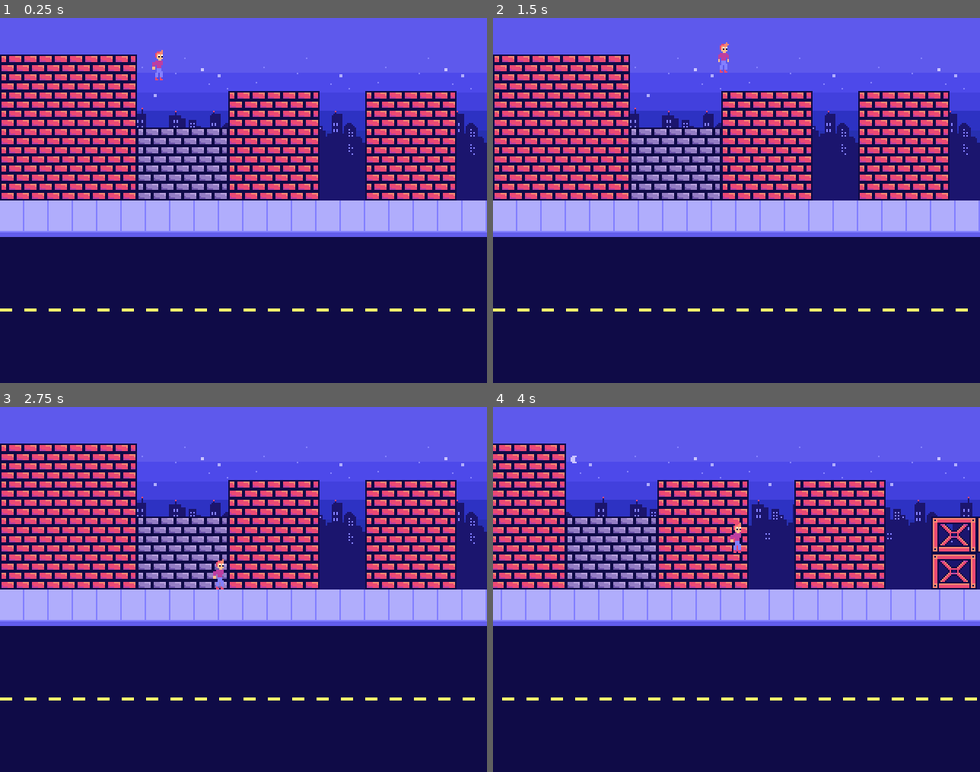
Above: before the commit, frames 1-4 (two rows, left to right).
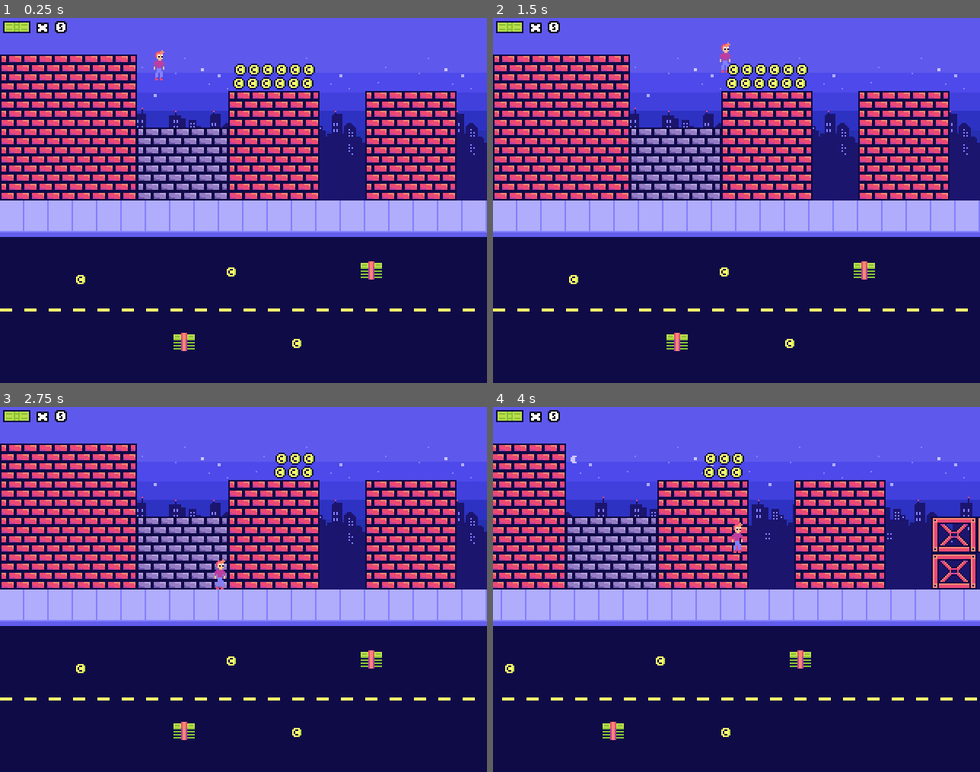
Above: after the commit, the same moments.

Repository: nikolawhallon/DialDeliveryDefender
Game: Godot game, scene res://Scenes/Mockup.tscn
The game is run twice, just before and just after one commit, with the same random seed, the same clock (stepped at 60 frames per second) and the same inputs.
Inputs:
- Up to frame 1 (0.25 s): no input
- Up to frame 2 (1.5 s): hold D (move_right) from 0.53 s (still down); tap Space (jump) at 0.77 s
- Up to frame 3 (2.75 s): tap Space (jump) at 1.52 s; release D (move_right) at 2.03 s; hold A (move_left) from 2.03 s (still down)
- Up to frame 4 (4 s): release A (move_left) at 2.78 s; hold D (move_right) from 2.78 s (still down); tap Space (jump) at 3.02, 3.77 s

The runs differ from the first frame. In frame 1, 1.6% of the frame differs, in the area x 0-79%, y 0-92%; in frame 2, 1.6%; in frame 3, 1.2%; in frame 4, 1.2%.

Commit message:
added money stuff and also some kind of pixel snapping

Diff:
--- /dev/null
+++ b/Resources/main_label_settings.tres
@@ -0,0 +1,9 @@
+[gd_resource type="LabelSettings" load_steps=2 format=3 uid="uid://30km1fastxy5"]
+
+[ext_resource type="FontFile" uid="uid://dawtmw2h7k8cl" path="res://Assets/Font/kongtext.ttf" id="1_amdb2"]
+
+[resource]
+font = ExtResource("1_amdb2")
+font_size = 8
+outline_size = 4
+outline_color = Color(0, 0, 0, 1)
--- /dev/null
+++ b/Scenes/CashStack.gd
@@ -0,0 +1,8 @@
+extends Area2D
+
+func destroy():
+	get_tree().queue_delete(self)
+
+func _on_body_entered(body):
+	if body.is_in_group("Player"):
+		destroy()
--- /dev/null
+++ b/Scenes/CashStack.tscn
@@ -0,0 +1,18 @@
+[gd_scene load_steps=4 format=3 uid="uid://vfknek6ook83"]
+
+[ext_resource type="Texture2D" uid="uid://dkjcceau46hbn" path="res://Assets/cash_stack.png" id="1_fhp30"]
+[ext_resource type="Script" path="res://Scenes/CashStack.gd" id="1_fnxsy"]
+
+[sub_resource type="RectangleShape2D" id="RectangleShape2D_mua4k"]
+size = Vector2(16, 12)
+
+[node name="CashStack" type="Area2D"]
+script = ExtResource("1_fnxsy")
+
+[node name="Sprite2D" type="Sprite2D" parent="."]
+texture = ExtResource("1_fhp30")
+
+[node name="CollisionShape2D" type="CollisionShape2D" parent="."]
+shape = SubResource("RectangleShape2D_mua4k")
+
+[connection signal="body_entered" from="." to="." method="_on_body_entered"]
--- /dev/null
+++ b/Scenes/Coin.gd
@@ -0,0 +1,8 @@
+extends Area2D
+
+func destroy():
+	get_tree().queue_delete(self)
+
+func _on_body_entered(body):
+	if body.is_in_group("Player"):
+		destroy()
--- /dev/null
+++ b/Scenes/Coin.tscn
@@ -0,0 +1,18 @@
+[gd_scene load_steps=4 format=3 uid="uid://cs6aa8dui067p"]
+
+[ext_resource type="Texture2D" uid="uid://csc3jhebsf0vx" path="res://Assets/coin.png" id="1_gulg4"]
+[ext_resource type="Script" path="res://Scenes/Coin.gd" id="1_t5dl5"]
+
+[sub_resource type="RectangleShape2D" id="RectangleShape2D_ciq5x"]
+size = Vector2(8, 8)
+
+[node name="Coin" type="Area2D"]
+script = ExtResource("1_t5dl5")
+
+[node name="Sprite2D" type="Sprite2D" parent="."]
+texture = ExtResource("1_gulg4")
+
+[node name="CollisionShape2D" type="CollisionShape2D" parent="."]
+shape = SubResource("RectangleShape2D_ciq5x")
+
+[connection signal="body_entered" from="." to="." method="_on_body_entered"]
--- /dev/null
+++ b/Scenes/HUD.tscn
@@ -0,0 +1,33 @@
+[gd_scene load_steps=3 format=3 uid="uid://cadp0ww05vrbc"]
+
+[ext_resource type="Texture2D" uid="uid://brrcromuy32" path="res://Assets/cash.png" id="1_n7br4"]
+[ext_resource type="LabelSettings" uid="uid://30km1fastxy5" path="res://Resources/main_label_settings.tres" id="2_d04xt"]
+
+[node name="HUD" type="CanvasLayer"]
+
+[node name="MarginContainer" type="MarginContainer" parent="."]
+anchors_preset = 10
+anchor_right = 1.0
+grow_horizontal = 2
+theme_override_constants/margin_left = 2
+theme_override_constants/margin_top = 2
+
+[node name="HBoxContainer" type="HBoxContainer" parent="MarginContainer"]
+layout_mode = 2
+
+[node name="Cash" type="TextureRect" parent="MarginContainer/HBoxContainer"]
+layout_mode = 2
+texture = ExtResource("1_n7br4")
+expand_mode = 3
+
+[node name="X" type="Label" parent="MarginContainer/HBoxContainer"]
+layout_mode = 2
+text = "x"
+label_settings = ExtResource("2_d04xt")
+vertical_alignment = 1
+
+[node name="Quantity" type="Label" parent="MarginContainer/HBoxContainer"]
+layout_mode = 2
+text = "0"
+label_settings = ExtResource("2_d04xt")
+vertical_alignment = 1
--- a/Scenes/Mockup.tscn
+++ b/Scenes/Mockup.tscn
@@ -10,6 +10,9 @@
 [ext_resource type="Texture2D" uid="uid://bkgbt6xp75bo" path="res://Assets/brick_b.png" id="8_ir4qs"]
 [ext_resource type="Texture2D" uid="uid://b807inqsam246" path="res://Assets/girder.png" id="9_kko1j"]
 [ext_resource type="PackedScene" uid="uid://ft2jfmv6jmyb" path="res://Scenes/Player.tscn" id="10_jkv5p"]
+[ext_resource type="PackedScene" uid="uid://vfknek6ook83" path="res://Scenes/CashStack.tscn" id="11_nrqen"]
+[ext_resource type="PackedScene" uid="uid://cs6aa8dui067p" path="res://Scenes/Coin.tscn" id="12_8g02l"]
+[ext_resource type="PackedScene" uid="uid://cadp0ww05vrbc" path="res://Scenes/HUD.tscn" id="13_s5eym"]
 
 [sub_resource type="TileSetAtlasSource" id="TileSetAtlasSource_6ruap"]
 texture = ExtResource("5_w8qll")
@@ -146,3 +149,58 @@
 
 [node name="Player" parent="." instance=ExtResource("10_jkv5p")]
 position = Vector2(104, 25)
+
+[node name="CashStack" parent="." instance=ExtResource("11_nrqen")]
+position = Vector2(244, 166)
+
+[node name="CashStack2" parent="." instance=ExtResource("11_nrqen")]
+position = Vector2(121, 213)
+
+[node name="HUD" parent="." instance=ExtResource("13_s5eym")]
+
+[node name="Coins" type="Node2D" parent="."]
+
+[node name="Coin" parent="Coins" instance=ExtResource("12_8g02l")]
+position = Vector2(53, 172)
+
+[node name="Coin2" parent="Coins" instance=ExtResource("12_8g02l")]
+position = Vector2(195, 214)
+
+[node name="Coin3" parent="Coins" instance=ExtResource("12_8g02l")]
+position = Vector2(152, 167)
+
+[node name="Coin4" parent="Coins" instance=ExtResource("12_8g02l")]
+position = Vector2(157, 43)
+
+[node name="Coin5" parent="Coins" instance=ExtResource("12_8g02l")]
+position = Vector2(166, 43)
+
+[node name="Coin6" parent="Coins" instance=ExtResource("12_8g02l")]
+position = Vector2(175, 43)
+
+[node name="Coin7" parent="Coins" instance=ExtResource("12_8g02l")]
+position = Vector2(184, 43)
+
+[node name="Coin8" parent="Coins" instance=ExtResource("12_8g02l")]
+position = Vector2(193, 43)
+
+[node name="Coin9" parent="Coins" instance=ExtResource("12_8g02l")]
+position = Vector2(202, 43)
+
+[node name="Coin10" parent="Coins" instance=ExtResource("12_8g02l")]
+position = Vector2(158, 34)
+
+[node name="Coin11" parent="Coins" instance=ExtResource("12_8g02l")]
+position = Vector2(167, 34)
+
+[node name="Coin12" parent="Coins" instance=ExtResource("12_8g02l")]
+position = Vector2(176, 34)
+
+[node name="Coin13" parent="Coins" instance=ExtResource("12_8g02l")]
+position = Vector2(185, 34)
+
+[node name="Coin14" parent="Coins" instance=ExtResource("12_8g02l")]
+position = Vector2(194, 34)
+
+[node name="Coin15" parent="Coins" instance=ExtResource("12_8g02l")]
+position = Vector2(203, 34)
--- a/Scenes/Player.tscn
+++ b/Scenes/Player.tscn
@@ -6,7 +6,7 @@
 [sub_resource type="RectangleShape2D" id="RectangleShape2D_mwl4c"]
 size = Vector2(7, 20)
 
-[node name="Player" type="CharacterBody2D"]
+[node name="Player" type="CharacterBody2D" groups=["Player"]]
 script = ExtResource("1_xojfa")
 
 [node name="Sprite2D" type="Sprite2D" parent="."]
--- a/project.godot
+++ b/project.godot
@@ -58,4 +58,6 @@
 
 renderer/rendering_method="gl_compatibility"
 renderer/rendering_method.mobile="gl_compatibility"
+2d/snap/snap_2d_transforms_to_pixel=true
+2d/snap/snap_2d_vertices_to_pixel=true
 textures/canvas_textures/default_texture_filter=0
Binary file added: Assets/Font/kongtext.ttf
Not shown, added: Assets/Font/kongtext.ttf.import
Not shown, added: Assets/Font/license.txt
Binary file added: Assets/cash.png
Not shown, added: Assets/cash.png.import
Binary file added: Assets/cash_stack.png
Not shown, added: Assets/cash_stack.png.import
Binary file added: Assets/coin.png
Not shown, added: Assets/coin.png.import
Not shown: 1 places in Scenes/Mockup.tscn that only renumber resources
